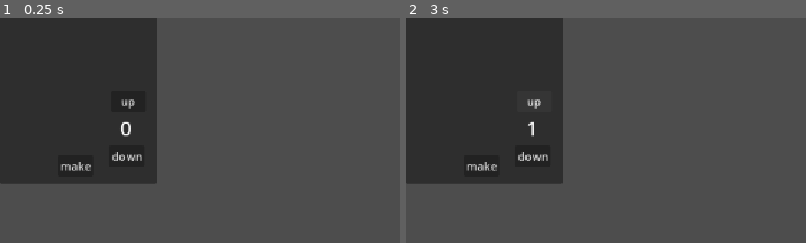
Above: before the commit, frames 1-2 (left to right).
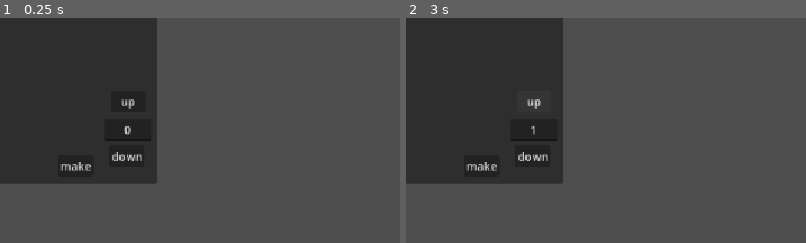
Above: after the commit, the same moments.

Repository: clairewsu/game
Game: Godot game, scene res://scenes/make_menu.tscn
The game is run twice, just before and just after one commit, with the same random seed, the same clock (stepped at 60 frames per second) and the same inputs. This scene is started directly instead of the project's main scene.
Inputs:
- Up to frame 1 (0.25 s): no input
- Up to frame 2 (3 s): click "up" at 0.5 s; click "down" at 1.25 s; click "make" at 2 s; click "up" at 2.75 s
The pictures show only the part of the screen within x 0-50%, y 7-57%; the shares and areas given below are measured in that part.

The runs differ from the first frame. In frame 1, 0.2% of the frame differs, in the area x 26-38%, y 45-55%; in frame 2, 0.2%.

Commit message:
made it nicer to choose the amount of each potion u make

Diff:
--- a/scenes/make_menu.tscn
+++ b/scenes/make_menu.tscn
@@ -32,14 +32,14 @@
 focus_mode = 0
 text = "down"
 
-[node name="Label" type="Label" parent="." unique_id=1835045774]
+[node name="Label" type="LineEdit" parent="." unique_id=1331162264]
 layout_mode = 0
-offset_left = 173.0
-offset_top = 181.0
-offset_right = 229.0
-offset_bottom = 235.0
-theme_override_font_sizes/font_size = 30
+offset_left = 150.0
+offset_top = 190.0
+offset_right = 218.5
+offset_bottom = 222.0
 text = "0"
+alignment = 1
 
 [node name="makebutton" type="Button" parent="." unique_id=1052892698]
 layout_mode = 0
@@ -49,6 +49,9 @@
 offset_bottom = 273.0
 text = "make"
 
-[connection signal="pressed" from="upbutton" to="." method="_on_upbutton_pressed"]
-[connection signal="pressed" from="downbutton" to="." method="_on_downbutton_pressed"]
+[node name="Timer" type="Timer" parent="." unique_id=1892722608]
+wait_time = 0.1
+one_shot = true
+
+[connection signal="text_changed" from="Label" to="." method="_on_label_text_changed"]
 [connection signal="pressed" from="makebutton" to="." method="_on_makebutton_pressed"]
--- a/scripts/make_menu.gd
+++ b/scripts/make_menu.gd
@@ -10,15 +10,19 @@
 
 # Called every frame. 'delta' is the elapsed time since the previous frame.
 func _process(delta: float) -> void:
-	$Label.text=str(amount)
-
+	amount=int($Label.text)
+	if $upbutton.is_pressed() and $Timer.is_stopped():
+		_on_upbutton_pressed()
+		$Timer.start()
+	if $downbutton.is_pressed() and $Timer.is_stopped():
+		_on_downbutton_pressed()
+		$Timer.start()
 
 func _on_upbutton_pressed() -> void:
-	amount+=1
-
+	$Label.text=str(int($Label.text)+1)
 
 func _on_downbutton_pressed() -> void:
-	amount=max(amount-1,0)
+	$Label.text=str(max(int($Label.text)-1,0))
 
 func _unhandled_input(event):
 	if event.is_action_pressed("enter"):
@@ -28,4 +32,16 @@
 
 func _on_makebutton_pressed() -> void:
 	add.emit(objname,amount)
-	amount=0
+	$Label.text="0"
+
+
+func _on_label_text_changed(new_text: String) -> void:
+	var caret=$Label.caret_column
+	var text=""
+	for c in new_text:
+		if c in "1234567890":
+			text+=c
+	text=str(int(text))
+	if text != new_text:
+		$Label.text=text
+		$Label.caret_column=clamp(caret-1,0,text.length())
